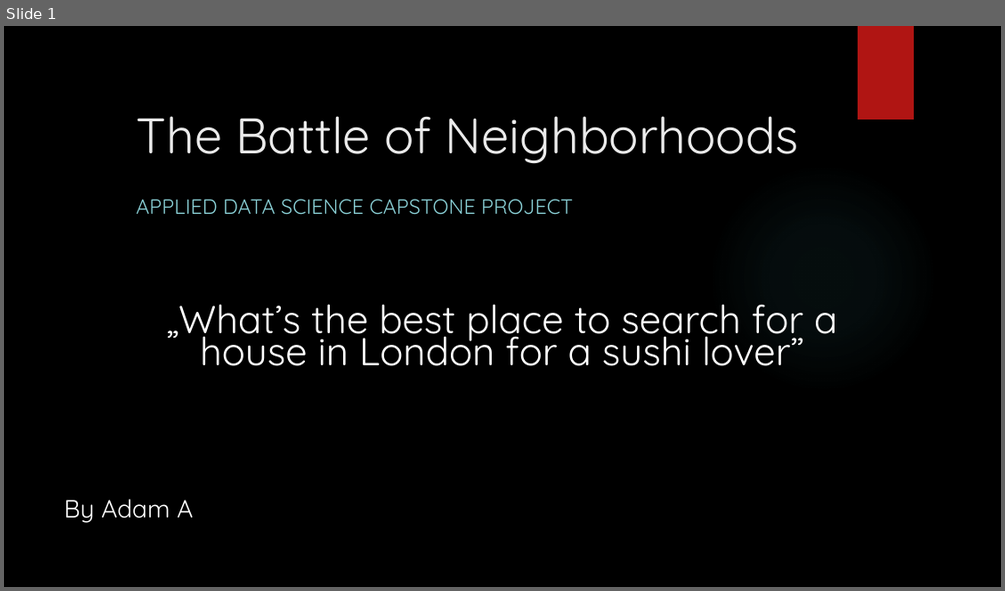
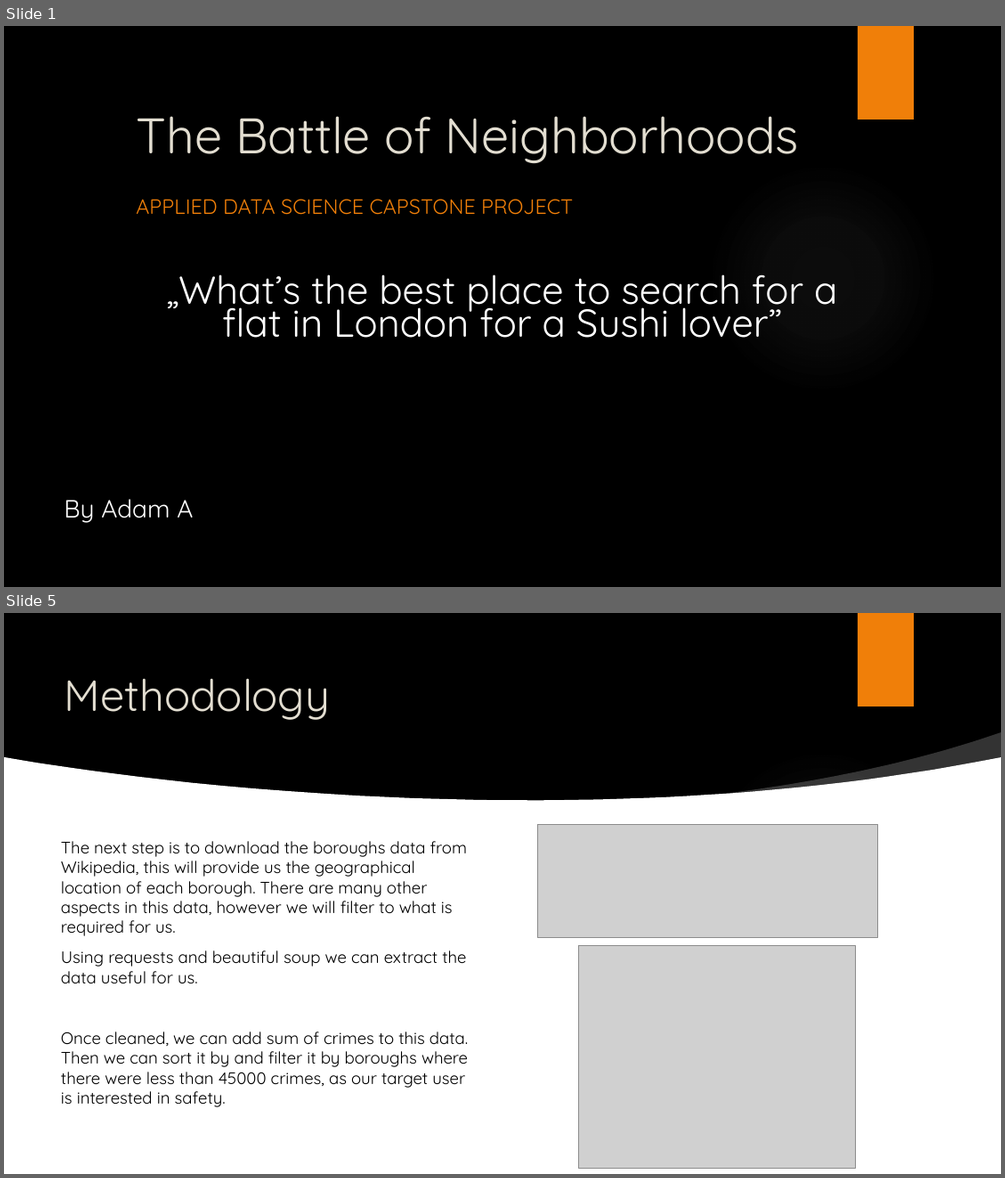
Before and after one commit to adam-abr/Coursera_Capstone, a slide deck: Capstone_Project/The Battle of Neighborhoods.pptx. Shown one above the other, each under a label of ours: slide 1 before the commit, slides 1 and 5 after it; the slides between them are not shown. The pictures are 1005x591 and 1005x1178 pixels, drawn with LibreOffice and Linux fonts; fonts in the diff are those of the drawing; grey boxes stand for pictures; background and template pictures are left out. Boxes give left, top, right and bottom in pixels: in the first picture for what was removed or moved away, otherwise in the second. Text is boxed around its words. In the diff, an @@ line names an element or a change of style, - is before the commit and + after.

```diff
--- a/Capstone_Project/The Battle of Neighborhoods.pptx
+++ b/Capstone_Project/The Battle of Neighborhoods.pptx
@@ slide 5 added at (x1=4, y1=613, x2=1001, y2=1174), background picture (left out); not listed: 2 template elements that a slide beside it also shows @@
@@ text added at (x1=65, y1=678, x2=330, y2=720), 42 pt, text #E3DED1 @@
+Methodology
@@ freeform shape added at (x1=718, y1=732, x2=1001, y2=800), fill #FFFFFF at 20% opacity @@
@@ freeform shape added at (x1=4, y1=757, x2=1001, y2=986), fill #FFFFFF @@
@@ picture added at (x1=537, y1=825, x2=877, y2=938) @@
@@ text added at (x1=61, y1=841, x2=468, y2=1107), 16 pt, text #000000 @@
+  The next step is to download the boroughs data from Wikipedia, this will provide us the geographical location of each borough. There are many other aspects in this data, however we will filter to what is required for us.
+  Using requests and beautiful soup we can extract the data useful for us.
+  Once cleaned, we can add sum of crimes to this data. Then we can sort it by and filter it by boroughs where there were less than 45000 crimes, as our target user is interested in safety.
@@ rectangle added at (x1=4, y1=933, x2=1001, y2=1174), fill #FFFFFF @@
@@ picture added at (x1=579, y1=945, x2=856, y2=1167) @@
@@ slide 1 changed as well @@
@@ rectangle at (x1=858, y1=26, x2=914, y2=119): fill #B01513 to #F07F09 @@
@@ title "The Battle of Neighborhoods" at (x1=136, y1=116, x2=799, y2=164): text colour #EBEBEB to #E3DED1 @@
@@ ellipse at (x1=708, y1=163, x2=938, y2=394): fill gradient #50B9C1 to gradient #ADADAD @@
@@ subtitle "APPLIED DATA SCIENCE CAPSTONE PROJECT" at (x1=136, y1=199, x2=573, y2=215): text colour #8AD0D6 to #F07F09 @@
@@ text at (x1=166, y1=274, x2=837, y2=338): text changed @@
-„What’s the best place to search for a house in London for a sushi lover”
+„What’s the best place to search for a flat in London for a Sushi lover”
```
Also in this commit, not shown: 2 other slides changed, 6 other slides added, 2 other files.
